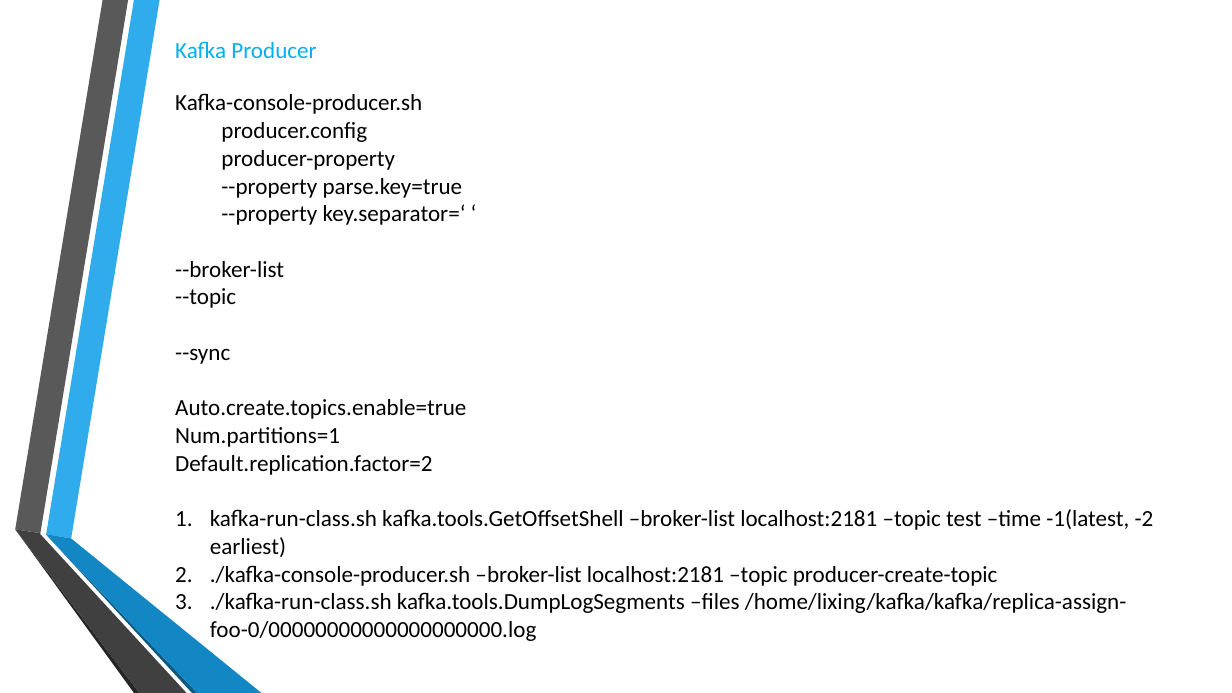
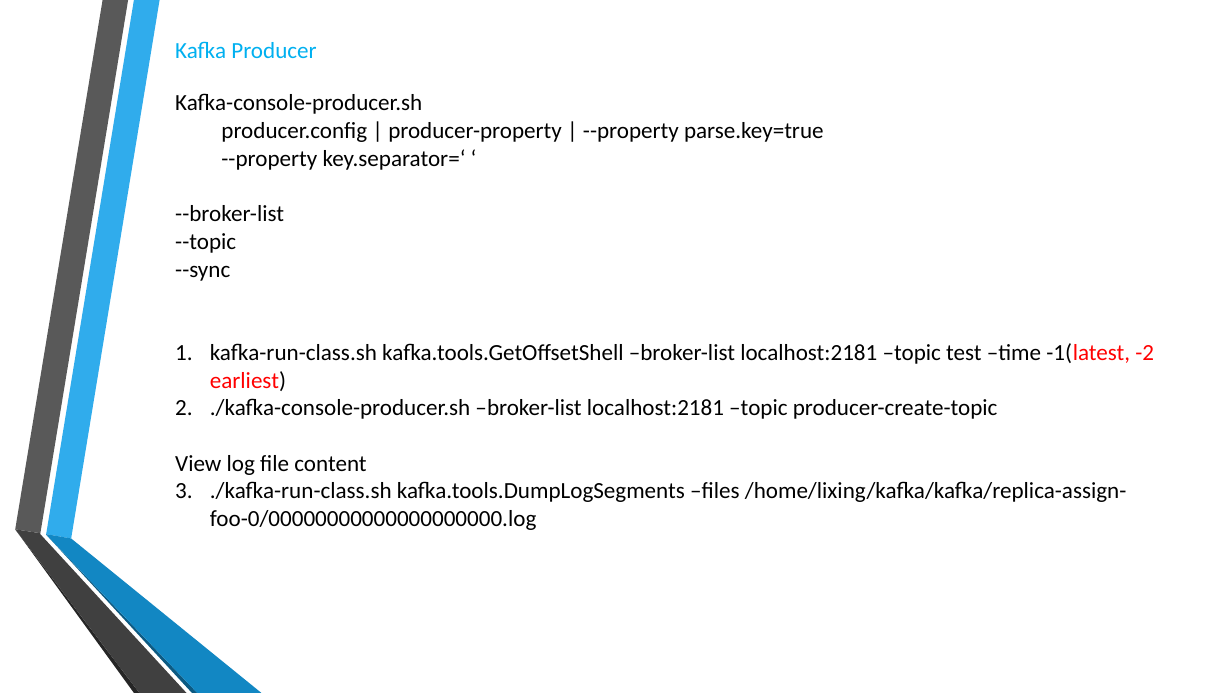
Before and after one commit to RobertLii/Tutorials, a slide deck: slide 47 of Kafka introduction.pptx (slide 48 before the commit). Drawn at 1232x693 pixels with LibreOffice and Linux fonts; fonts in the diff are those of the drawing; background and template pictures are left out. Boxes give left, top, right and bottom in pixels: in the first picture for what was removed or moved away, otherwise in the second. Text is boxed around its words. In the diff, an @@ line names an element or a change of style, - is before the commit and + after.

```diff
--- a/Kafka introduction.pptx
+++ b/Kafka introduction.pptx
@@ text at <box>221,122,824,142</box>: text changed @@
-producer.config
-producer-property
---property parse.key=true
+producer.config | producer-property | --property parse.key=true
@@ text at <box>210,343,1154,391</box>: text colour #000000 to #FF0000 in "-1(latest, -2 earliest)" @@
@@ text at <box>175,399,466,475</box>: paragraphs removed @@
-Auto.create.topics.enable=true
-Num.partitions=1
-Default.replication.factor=2
@@ text at <box>175,455,366,475</box>: paragraph added @@
+View log file content
```
Also in this commit, not shown: 16 other slides changed, 2 slides added, 10 slides removed.
